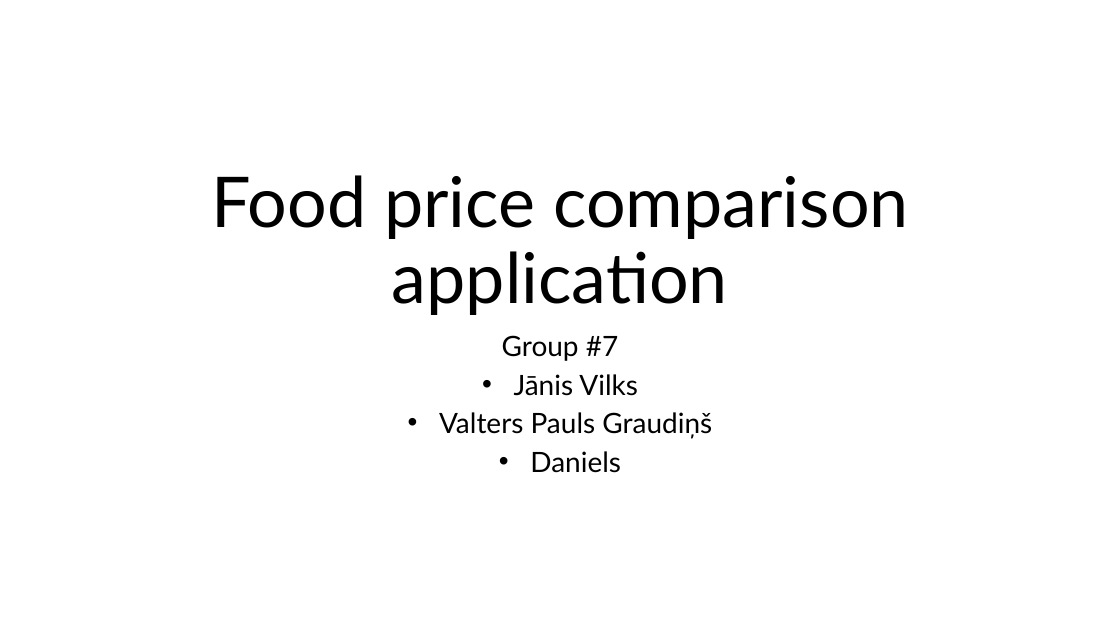
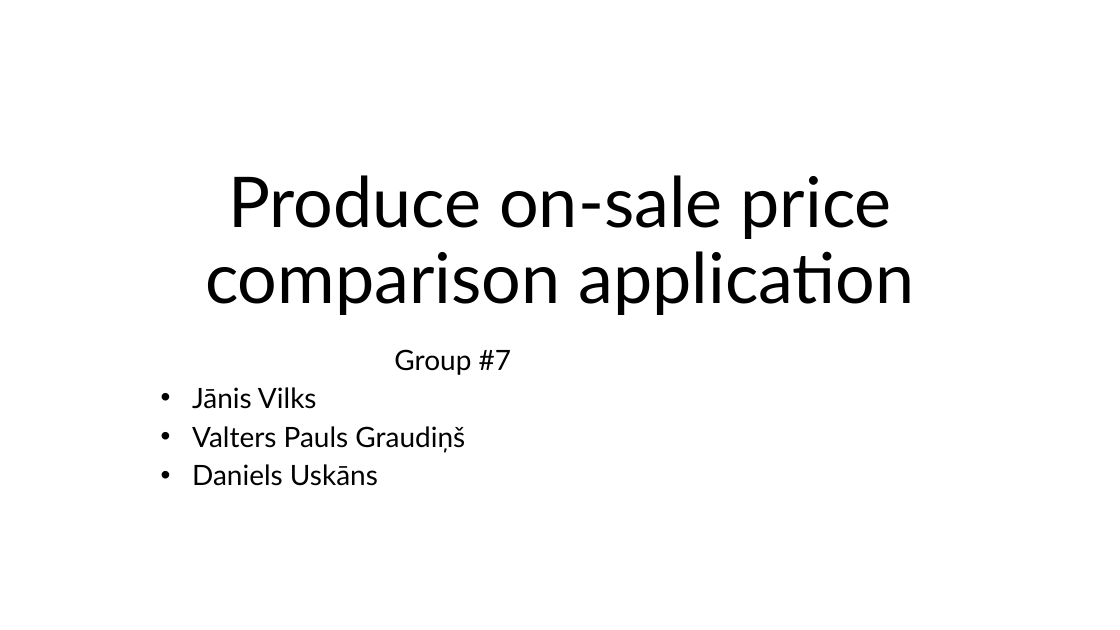
Before and after one commit to xe640/PY-oop, a slide deck: slide 1 of _via_pyuml2026_group07_pw1.pptx. Drawn at 1120x630 pixels with LibreOffice and Linux fonts; fonts in the diff are those of the drawing. Boxes give left, top, right and bottom in pixels: in the first picture for what was removed or moved away, otherwise in the second. Text is boxed around its words. In the diff, an @@ line names an element or a change of style, - is before the commit and + after.

```diff
--- a/_via_pyuml2026_group07_pw1.pptx
+++ b/_via_pyuml2026_group07_pw1.pptx
@@ title at [205,175,914,315]: text changed @@
-Food price comparison application
+Produce on-sale price comparison application
@@ subtitle "Group #7": place and size @@
-subtitle "Group #7" at [439,335,712,473]
+subtitle "Group #7" at [192,349,511,486]
@@ subtitle at [192,387,465,453]: alignment centre to left @@
@@ subtitle at [192,464,378,486]: text changed @@
-• Daniels
+• Daniels Uskāns
```
Also in this commit, not shown: 2 other slides changed, 2 slides added, 2 slides removed, 1 other file.
